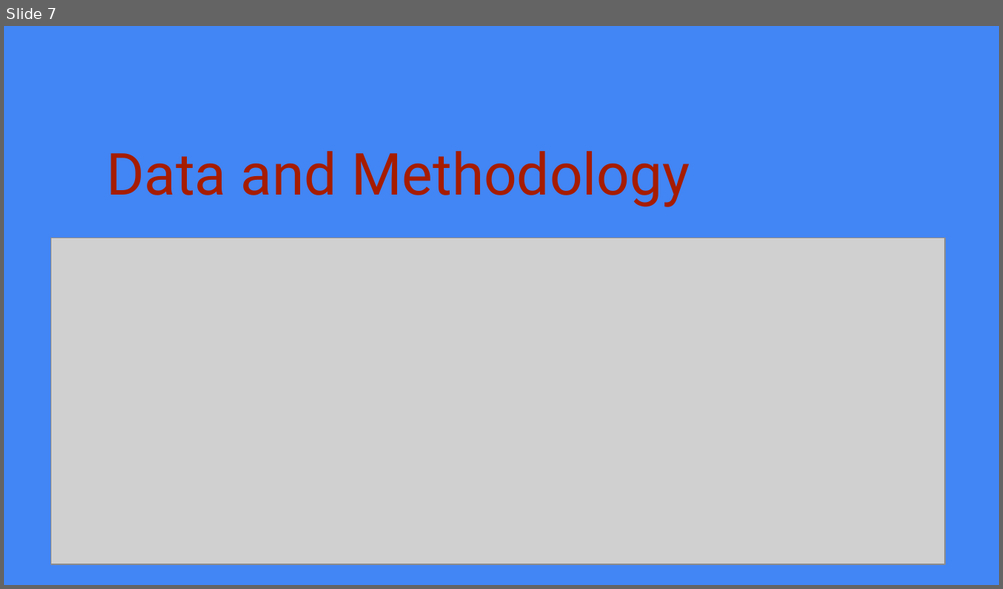
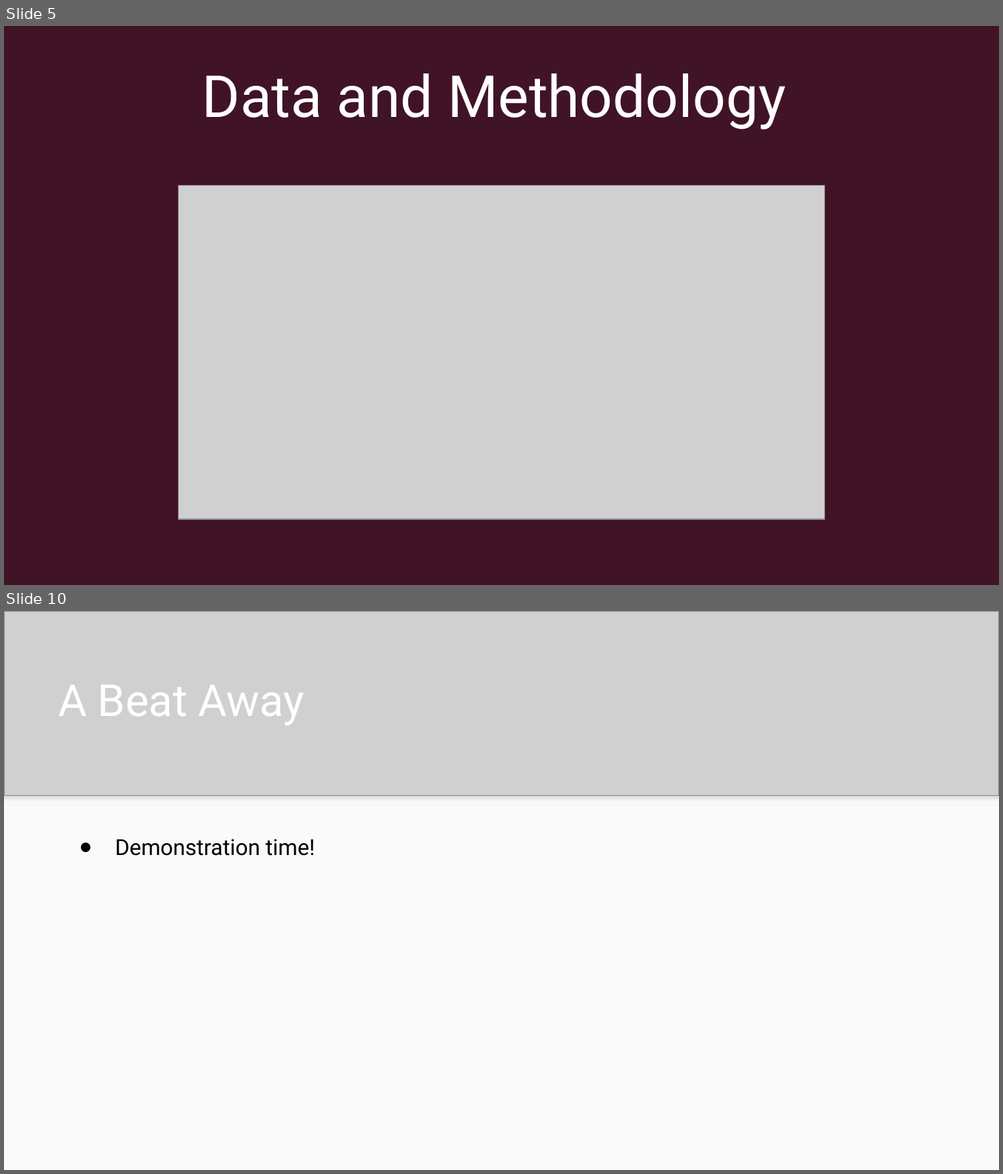
Before and after one commit to JGILINGER7/heart_disease_risk, a slide deck: presentation/Initial Presentation.pptx. Shown one above the other, each under a label of ours: slide 7 before the commit, slides 5 and 10 after it; the slides between them are not shown. The pictures are 1003x589 and 1003x1174 pixels, drawn with LibreOffice and Linux fonts; fonts in the diff are those of the drawing; grey boxes stand for pictures. Boxes give left, top, right and bottom in pixels: in the first picture for what was removed or moved away, otherwise in the second. Text is boxed around its words. In the diff, an @@ line names an element or a change of style, - is before the commit and + after.

```diff
--- a/presentation/Initial Presentation.pptx
+++ b/presentation/Initial Presentation.pptx
@@ slide 10 added at (4,611,999,1170), background #4285F4 @@
@@ picture added at (4,611,999,796) @@
@@ title added at (58,685,304,725), 32 pt, text #FFFFFF @@
+A Beat Away
@@ rectangle added at (4,794,999,1170), fill #FAFAFA @@
@@ rectangle added at (4,794,999,806), fill gradient #F9F9F9 to #DEDEDE to #999999 @@
@@ text added at (115,839,315,856), 16 pt, text #000000 @@
+● Demonstration time!
@@ what was slide 7 is now slide 5 @@
@@ slide 5 changed as well @@
@@ background #4285F4 to #411326 @@
@@ title "Data and Methodology": place and size @@
-title "Data and Methodology" at (106,151,689,207)
+title "Data and Methodology" at (202,73,785,130)
@@ title "Data and Methodology" at (202,73,785,130): text colour #A61C00 to #FFFFFF; alignment left to centre @@
@@ picture: place and size @@
-picture at (51,238,945,565)
+picture at (178,186,823,520)
```
Also in this commit, not shown: 6 other slides changed, 5 other slides added, 9 slides removed.
